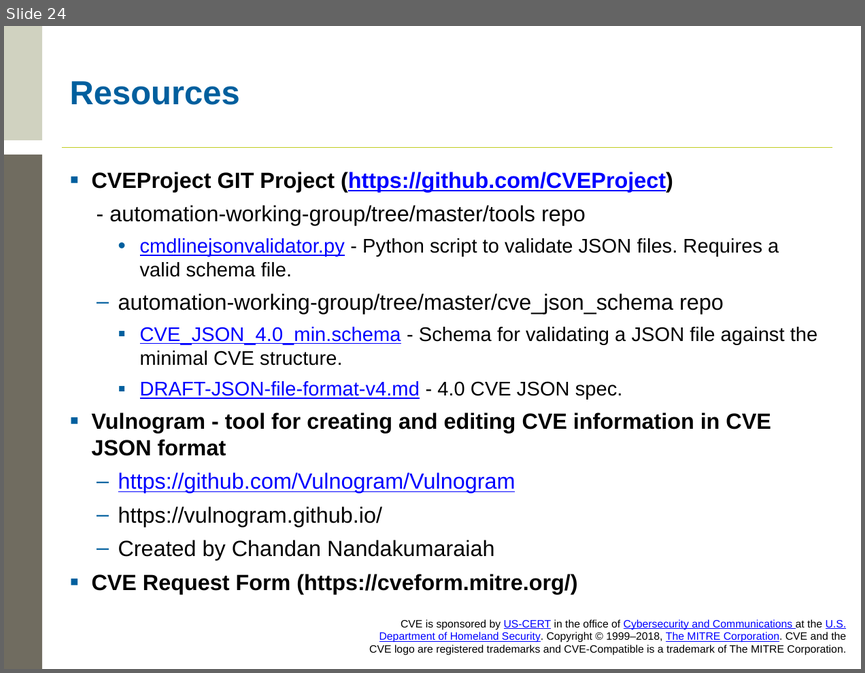
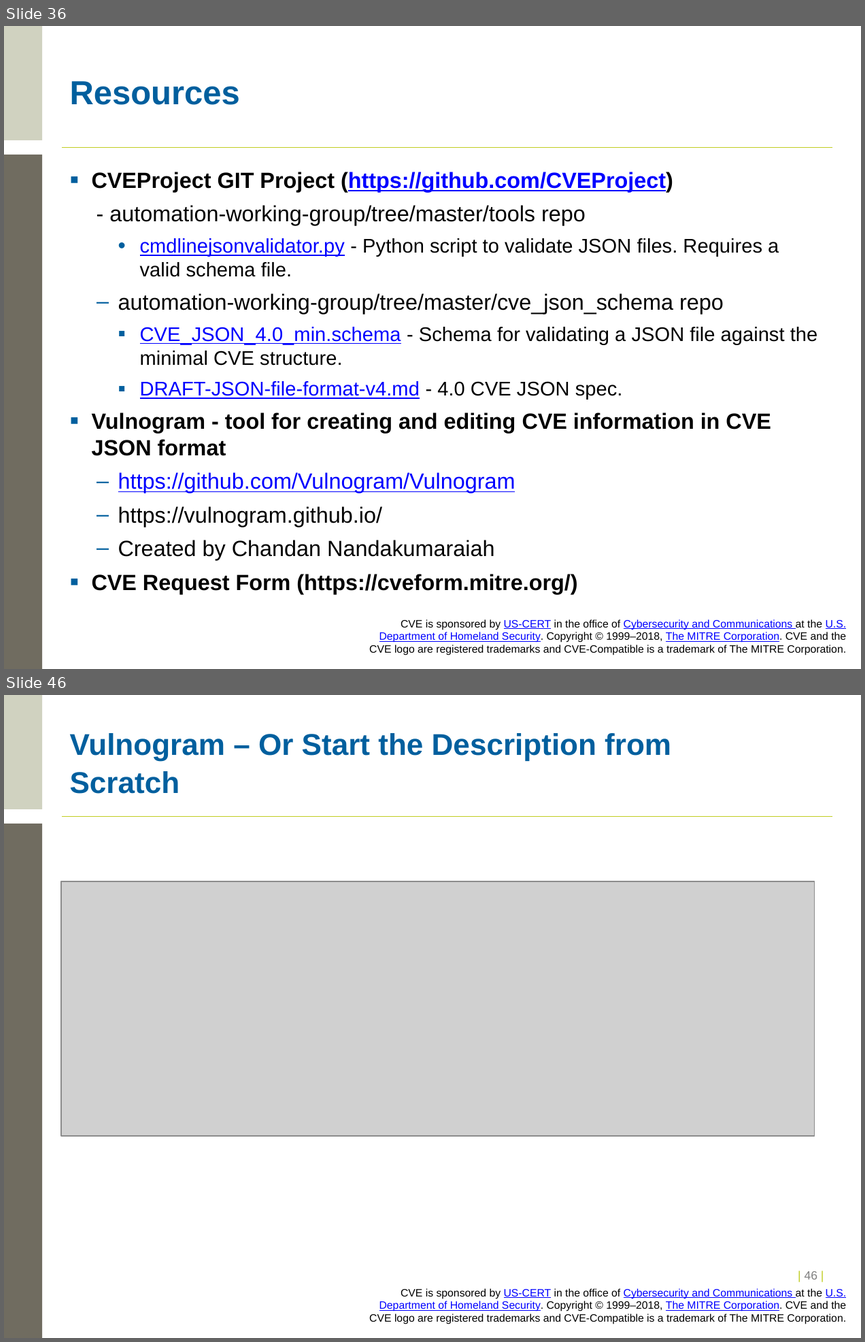
Before and after one commit to CVEProject/cveproject.github.io, a slide deck: docs/cna/Entry_Submission_Process.pptx. Shown one above the other, each under a label of ours: slide 24 before the commit, slides 36 and 46 after it; the slides between them are not shown. The pictures are 865x673 and 865x1342 pixels, drawn with LibreOffice and Linux fonts; fonts in the diff are those of the drawing; grey boxes stand for pictures; background and template pictures are left out. Boxes give left, top, right and bottom in pixels: in the first picture for what was removed or moved away, otherwise in the second. Text is boxed around its words. In the diff, an @@ line names an element or a change of style, - is before the commit and + after.

Commit message:
Adding pictures to the submission process

```diff
--- a/docs/cna/Entry_Submission_Process.pptx
+++ b/docs/cna/Entry_Submission_Process.pptx
@@ slide 46 added at (4,695,861,1338), background #FFFFFF; not listed: 4 template elements that a slide beside it also shows @@
@@ title added at (70,733,671,794), 25.2 pt, text #005F9E, bold @@
+Vulnogram – Or Start the Description from Scratch
@@ picture added at (61,882,815,1136) @@
@@ page number added at (804,1271,817,1279), 10 pt, text #C1CD23 @@
+| 46 |
@@ what was slide 24 is now slide 36 @@
```
Also in this commit, not shown: 1 slide changed, 22 other slides added.
